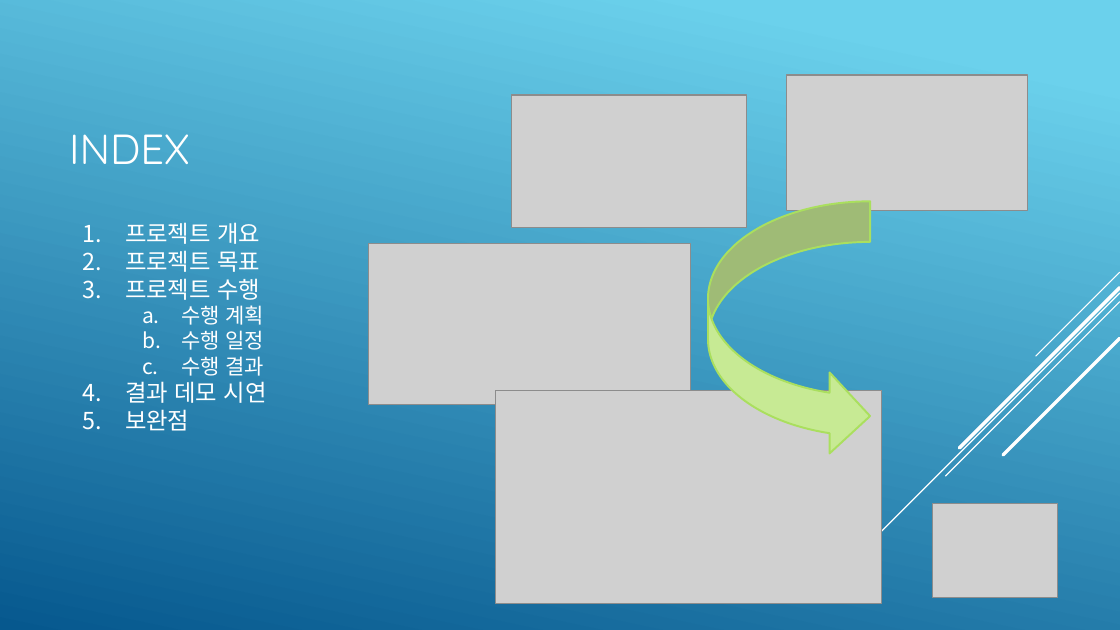
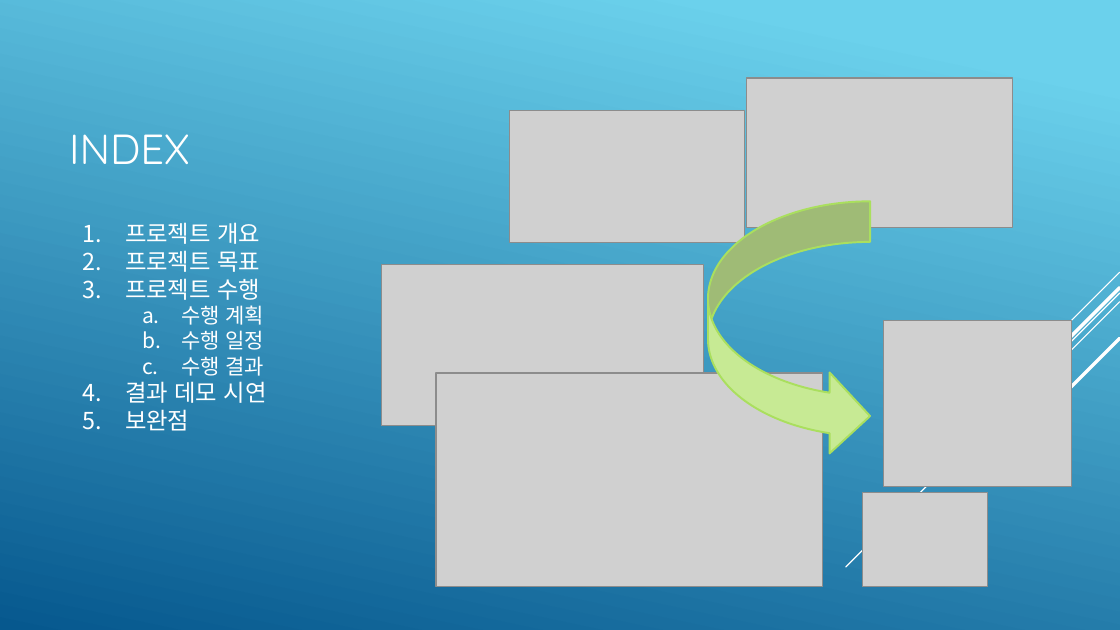
Before and after one commit to KimJeongHoon190/First_Project, a slide deck: slide 2 of 제출자료/최종 발표 프레젠테이션(김정훈).pptx. Drawn at 1120x630 pixels with LibreOffice and Linux fonts; fonts in the diff are those of the drawing; grey boxes stand for pictures. Boxes give left, top, right and bottom in pixels: in the first picture for what was removed or moved away, otherwise in the second. Text is boxed around its words. In the diff, an @@ line names an element or a change of style, - is before the commit and + after.

```diff
--- a/제출자료/최종 발표 프레젠테이션(김정훈).pptx
+++ b/제출자료/최종 발표 프레젠테이션(김정훈).pptx
@@ picture: place and size @@
-picture at bbox=[786, 75, 1027, 211]
+picture at bbox=[747, 78, 1012, 227]
@@ picture: place and size @@
-picture at bbox=[512, 95, 747, 227]
+picture at bbox=[510, 110, 745, 242]
@@ picture: place and size @@
-picture at bbox=[368, 244, 691, 405]
+picture at bbox=[382, 264, 704, 426]
@@ picture added at bbox=[884, 321, 1071, 487] @@
@@ picture: place and size @@
-picture at bbox=[495, 390, 881, 603]
+picture at bbox=[436, 373, 822, 586]
@@ picture: place and size @@
-picture at bbox=[933, 503, 1058, 597]
+picture at bbox=[862, 493, 988, 587]
```
Also in this commit, not shown: 4 other slides changed.
